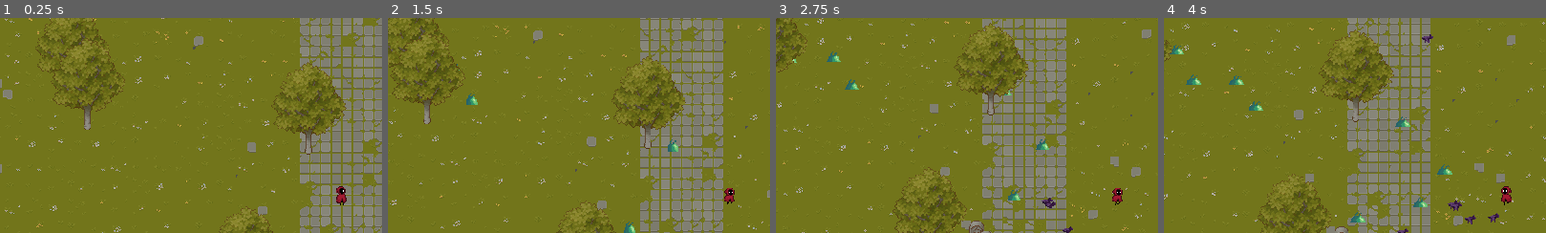
Above: before the commit, frames 1-4 (left to right).
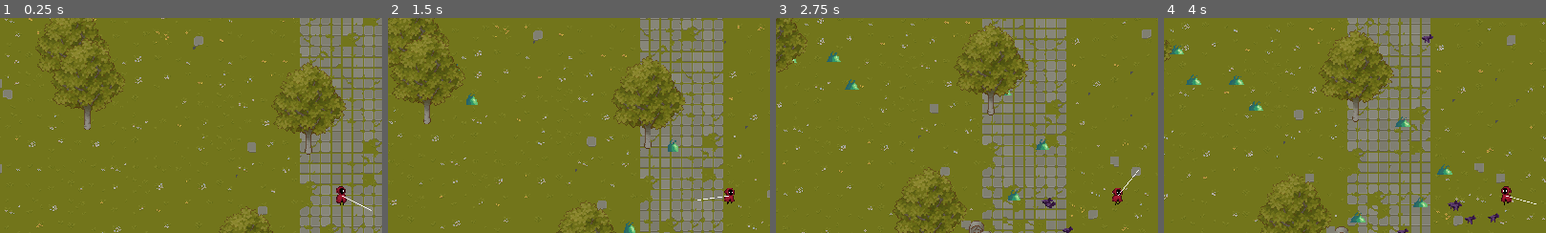
Above: after the commit, the same moments.

Repository: reyhanfarabi/project-survive
Game: Godot game, scene res://scenes/game.tscn
Two runs of this game, one before a commit and one after it. Both use one fixed random seed, a clock stepped at 60 frames per second and the inputs below. The project has no main scene, so this scene is started directly.
Inputs (mouse positions are % of the whole screen's width and height, from its top left):
- Up to frame 1 (0.25 s): no input
- Up to frame 2 (1.5 s): tap Enter at 0.5 s; move the mouse to (72, 45) at 0.52 s; hold D (right) 0.53-1.28 s; tap W (top) at 0.6, 1.35 s; move the mouse to (30, 55) at 1.27 s; hold S (down) from 1.28 s (still down)
- Up to frame 3 (2.75 s): move the mouse to (60, 28) at 2.02 s; release S (down) at 2.03 s; hold D (right) from 2.03 s (still down); tap W (top) at 2.1 s
- Up to frame 4 (4 s): move the mouse to (45, 70) at 2.77 s; tap W (top) at 2.85, 3.6 s; move the mouse to (80, 65) at 3.52 s; release D (right) at 3.53 s; hold A (left) from 3.53 s (still down)
The pictures show only the part of the screen within x 5-55%, y 9-59%; the shares and areas given below are measured in that part.

The runs differ from the first frame. In frame 1, less than 0.1% of the frame differs, in the area x 89-98%, y 82-90%; in frame 2, less than 0.1%; in frame 3, less than 0.1%; in frame 4, less than 0.1%.

Commit message:
fix sword missing from player and add weapon tag to sword

Diff:
--- a/scenes/player.tscn
+++ b/scenes/player.tscn
@@ -6,6 +6,7 @@
 [ext_resource type="Texture2D" uid="uid://bmqmoixufgv1m" path="res://assets/hooded_protagonist/character_sprite.png" id="4_plceh"]
 [ext_resource type="PackedScene" uid="uid://dvkfa15qiwcra" path="res://scenes/player/player_movement_component.tscn" id="5_hm3sn"]
 [ext_resource type="PackedScene" uid="uid://wuepqnu7tptu" path="res://scenes/player/player_look_at_component.tscn" id="6_l8n6l"]
+[ext_resource type="PackedScene" uid="uid://cp4h3qqjkkkjs" path="res://weapons/Sword/sword.tscn" id="7_j5af7"]
 
 [sub_resource type="ShaderMaterial" id="ShaderMaterial_m5hxm"]
 shader = ExtResource("3_1qxah")
@@ -220,3 +221,5 @@
 
 [node name="PlayerLookAtComponent" parent="." node_paths=PackedStringArray("_sprite") instance=ExtResource("6_l8n6l")]
 _sprite = NodePath("../Sprite2D")
+
+[node name="WeaponSwordComponent" parent="." instance=ExtResource("7_j5af7")]
--- a/weapons/Sword/sword.tscn
+++ b/weapons/Sword/sword.tscn
@@ -2,7 +2,7 @@
 
 [ext_resource type="Script" path="res://weapons/Sword/sword.gd" id="1_uf0qa"]
 
-[node name="WeaponSwordComponent" type="Area2D"]
+[node name="WeaponSwordComponent" type="Area2D" groups=["weapons"]]
 collision_mask = 4
 script = ExtResource("1_uf0qa")
 
Not shown: 1 places in scenes/player.tscn that only renumber resources
